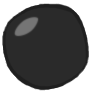
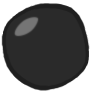
Layers edited between the first and the second 92x92 image:
painted on "1 line" over [1, 3, 90, 91]
